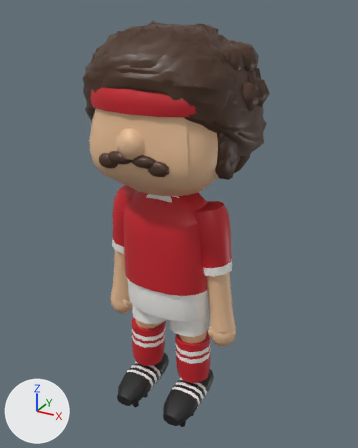
Renders of the glTF model presentation/models/body_lean.glb from each side of a commit.
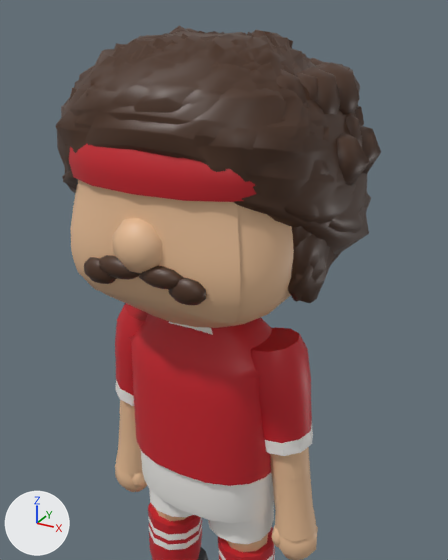
There are two pictures of each version: one whole from a 50 mm camera at (1.004, -1.737, 1.812) aimed at (0.018, 0.055, 0.916), one close up from a 50 mm camera at (0.725, -1.231, 1.798) aimed at (0.068, -0.037, 1.201). Arrows for +X, +Y and +Z are at lower left; the lights stay in place. The last two pictures show the newer version. Where no turn or scale is listed for an object, it has been applied to the vertices. Vertices at exactly the same position are counted once.

Objects in the first close-up: 'Accessory0', 'Face', 'Hair03', 'Hair04', 'Hair05', 'Hair07', 'Hair10', 'Moustache', 'nose', 'seat', 'shirt', 'skull', 'sleeve.001' and 28 more.
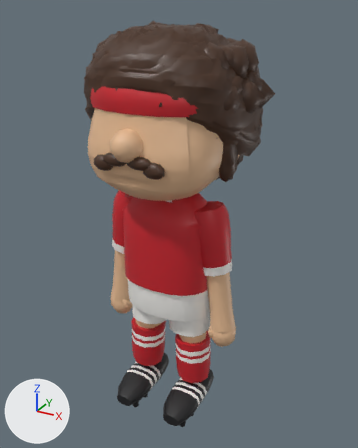
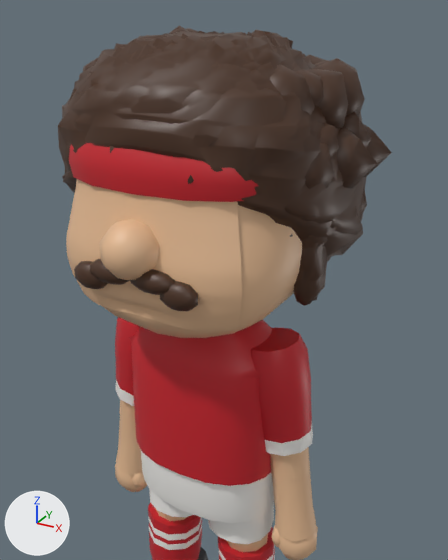
Location of each change, [x1, y1, x2, y2] in pixels of the close-ups (448 x 560 px; the box of a moved part takes in the faces that stretch with it):
'Face', reshaped (8% taller)
    before: [71, 180, 240, 323]
    after: [66, 179, 242, 333]
'skull', reshaped
    before: [70, 184, 294, 328]
    after: [70, 188, 302, 338]
'Hair07', reshaped
    before: [137, 32, 381, 231]
    after: [83, 32, 392, 247]
'Moustache', moved
    before: [84, 255, 206, 305]
    after: [74, 259, 198, 311]
'nose', moved, rescaled (20% wider, 11% taller)
    before: [112, 218, 162, 273]
    after: [99, 219, 159, 280]
part 2 of me_hair07, moved or reshaped
    before: [276, 58, 381, 231]
    after: [83, 55, 392, 247]

The change, as a diff of the scene's bpy script:
```diff
--- a/presentation/models/body_lean.glb.py
+++ b/presentation/models/body_lean.glb.py
@@ me_face @@
 # used by ob_face; location = (0.0, 0.0, 1.118)
-me_face.from_pydata(...)  # 289 vertices, 512 faces; spans x -0.216..0.216, y -0.277..-0.191, z 0.076..0.471
+me_face.from_pydata(...)  # 561 vertices, 1024 faces; spans x -0.223..0.223, y -0.308..-0.19, z 0.065..0.47
+# me_face part 1: 282 vertices removed from x -0.216..0.216, y -0.277..-0.191, z 0.076..0.471; 554 vertices added at x -0.223..0.223, y -0.308..-0.19, z 0.065..0.47
 me_face.materials.append(mat_face)
@@ me_hair07 @@
 # used by ob_hair07; location = (0.0, 0.0, 1.118)
-me_hair07.from_pydata(...)  # 1680 vertices, 3164 faces; spans x -0.368..0.374, y -0.264..0.423, z 0.171..0.629
+me_hair07.from_pydata(...)  # 1680 vertices, 3164 faces; spans x -0.371..0.39, y -0.284..0.342, z 0.172..0.629
+# me_hair07 part 2: 1529 of 1680 vertices moved; they spanned x -0.368..0.374, y -0.264..0.423, z 0.171..0.61 and now span x -0.371..0.39, y -0.284..0.342, z 0.172..0.61; mean shift (0.0, -0.017, 0.0); largest move (-0.04, 0.332, 0.307) -> (-0.039, 0.236, 0.31)
 me_hair07.materials.append(mat_hair)
@@ me_moustache @@
 # used by ob_moustache; location = (0.0, 0.0, 1.118)
-me_moustache.from_pydata(...)  # 168 vertices, 320 faces; spans x -0.154..0.154, y -0.296..-0.245, z 0.126..0.204
+me_moustache.from_pydata(...)  # 168 vertices, 320 faces; spans x -0.154..0.154, y -0.327..-0.276, z 0.126..0.204
+# me_moustache part 3: the whole mesh is moved by (0.0, -0.031, 0.0)
 me_moustache.materials.append(mat_hair)
@@ me_nose @@
 # used by ob_nose; location = (0.0, 0.0, 1.118)
-me_nose.from_pydata(...)  # 42 vertices, 80 faces; spans x -0.0624..0.0624, y -0.3125..-0.2108, z 0.1725..0.2974
+me_nose.from_pydata(...)  # 42 vertices, 80 faces; spans x -0.0624..0.0624, y -0.359..-0.2257, z 0.1725..0.2974
+# me_nose part 4: the whole mesh is scaled about its middle by (1, 1.31, 1), then moved by (0.0, -0.0307, 0.0)
 me_nose.materials.append(mat_skin)
@@ me_skull @@
 # used by ob_skull; location = (0.0, 0.0, 1.118)
-me_skull.from_pydata(...)  # 340 vertices, 676 faces; spans x -0.286..0.286, y -0.275..0.269, z 0.007..0.584
+me_skull.from_pydata(...)  # 400 vertices, 796 faces; spans x -0.286..0.286, y -0.307..0.27, z 0.007..0.584
+# me_skull part 5: 232 vertices moved from x -0.286..0.286, y -0.275..0.268, z 0.007..0.522 to x -0.286..0.286, y -0.307..0.27, z 0.096..0.522; 15 vertices removed from x -0.16..0.167, y -0.16..0.158, z 0.007; 75 vertices added at x -0.245..0.251, y -0.279..0.218, z 0.007..0.096
 me_skull.materials.append(mat_skin)
```
